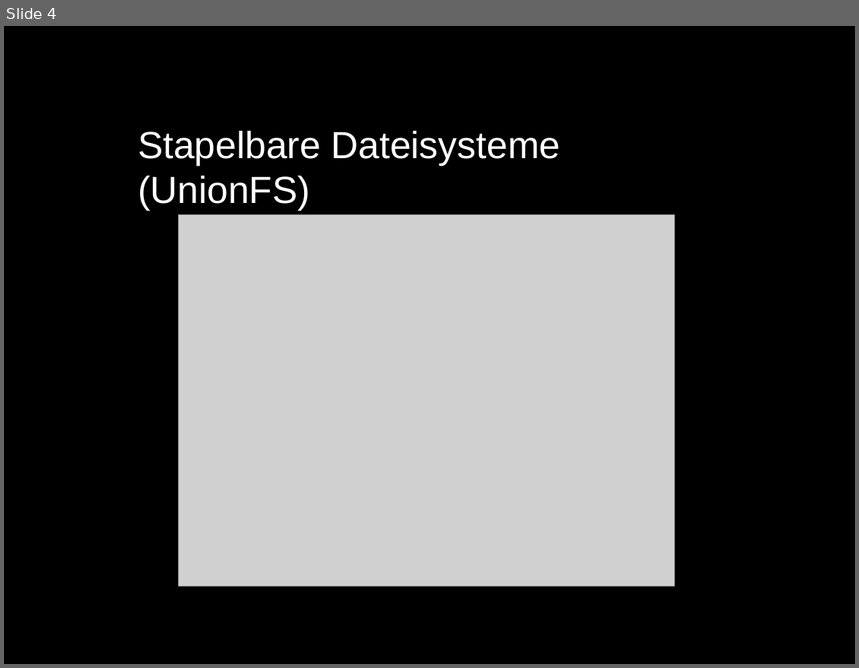
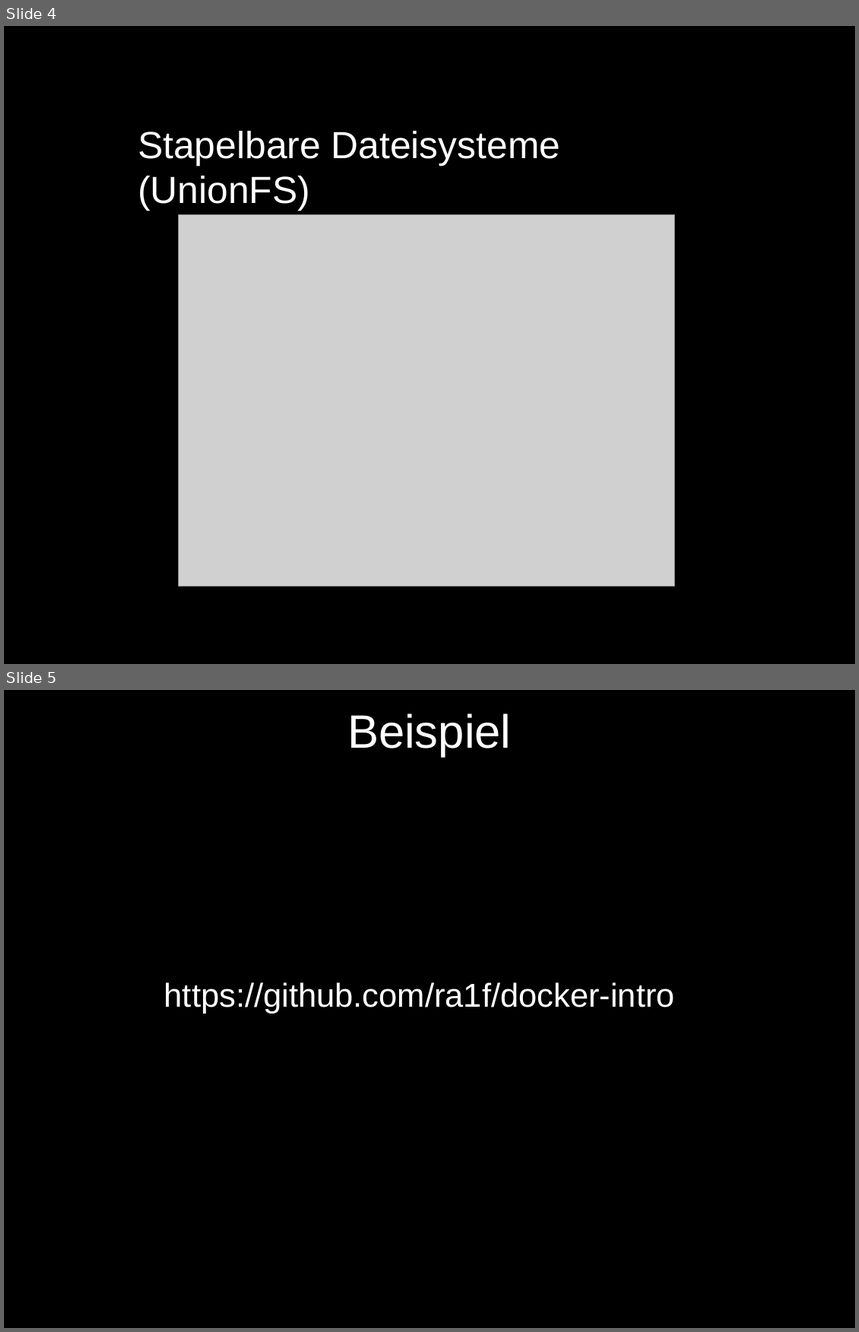
Before and after one commit to ra1f/docker-intro, a slide deck: DockerIntro.pptx. Shown one above the other, each under a label of ours: slide 4 before the commit, slides 4 and 5 after it. The pictures are 859x668 and 859x1332 pixels, drawn with LibreOffice and Linux fonts; fonts in the diff are those of the drawing; grey boxes stand for pictures; background and template pictures are left out. Boxes give left, top, right and bottom in pixels: in the first picture for what was removed or moved away, otherwise in the second. Text is boxed around its words. In the diff, an @@ line names an element or a change of style, - is before the commit and + after.

```diff
--- a/DockerIntro.pptx
+++ b/DockerIntro.pptx
@@ slide 5 added at [4,690,855,1328], background picture (left out) @@
@@ text added at [348,714,512,756], 39.6 pt, text #FFFFFF @@
+Beispiel
@@ text added at [164,983,675,1014], 28 pt, text #FFFFFF @@
+https://github.com/ra1f/docker-intro
```
Also in this commit, not shown: 5 slides changed, 35 other slides added, 2 slides removed, 7 other files.
